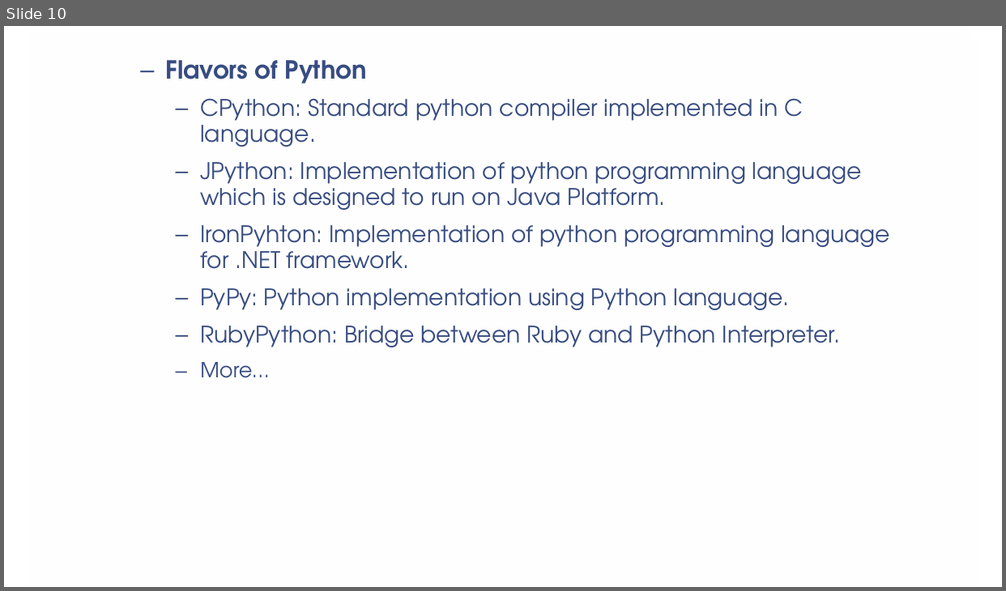
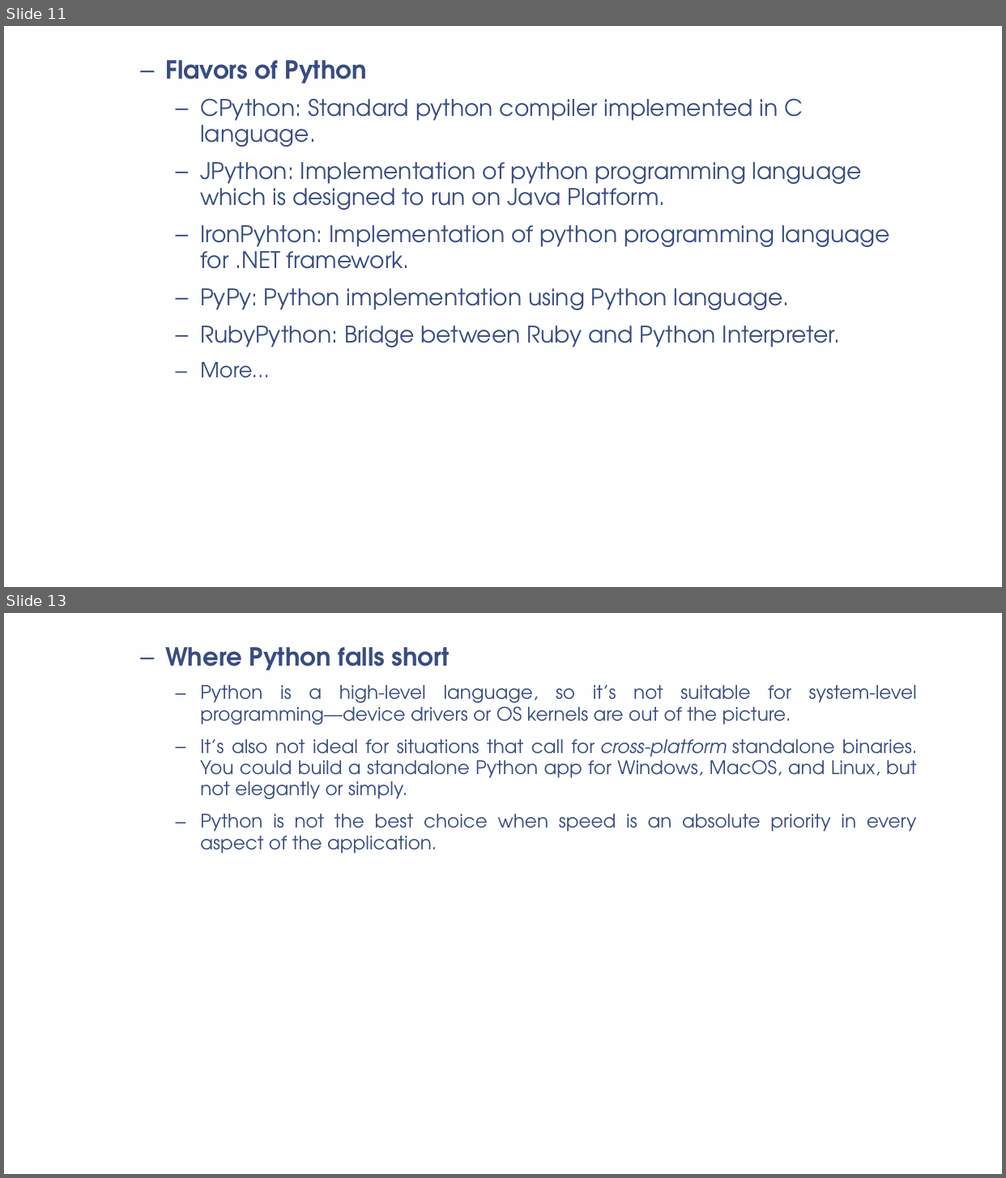
Before and after one commit to vaishnavi-consultants/Computer-Science, a slide deck: Python/Session1/PPT/Python_Fundamentals(Introduction_to_Python).pptx. Shown one above the other, each under a label of ours: slide 10 before the commit, slides 11 and 13 after it; the slides between them are not shown. The pictures are 1006x591 and 1006x1178 pixels, drawn with LibreOffice and Linux fonts; fonts in the diff are those of the drawing; background and template pictures are left out. Boxes give left, top, right and bottom in pixels: in the first picture for what was removed or moved away, otherwise in the second. Text is boxed around its words. In the diff, an @@ line names an element or a change of style, - is before the commit and + after.

```diff
--- a/Python/Session1/PPT/Python_Fundamentals(Introduction_to_Python).pptx
+++ b/Python/Session1/PPT/Python_Fundamentals(Introduction_to_Python).pptx
@@ slide 13 added at bbox=[4, 613, 1002, 1174], background picture (left out); not listed: 1 template element that a slide beside it also shows @@
@@ text added at bbox=[165, 647, 917, 854], 18 pt, text #374C81 @@
+  – Where Python falls short
+    – Python is a high-level language, so it’s not suitable for system-level programming—device drivers or OS kernels are out of the picture.
+    – It’s also not ideal for situations that call for cross-platform standalone binaries. You could build a standalone Python app for Windows, MacOS, and Linux, but not elegantly or simply.
+    – Python is not the best choice when speed is an absolute priority in every aspect of the application.
@@ what was slide 10 is now slide 11 @@
```
Also in this commit, not shown: 1 slide changed, 2 other slides added.
